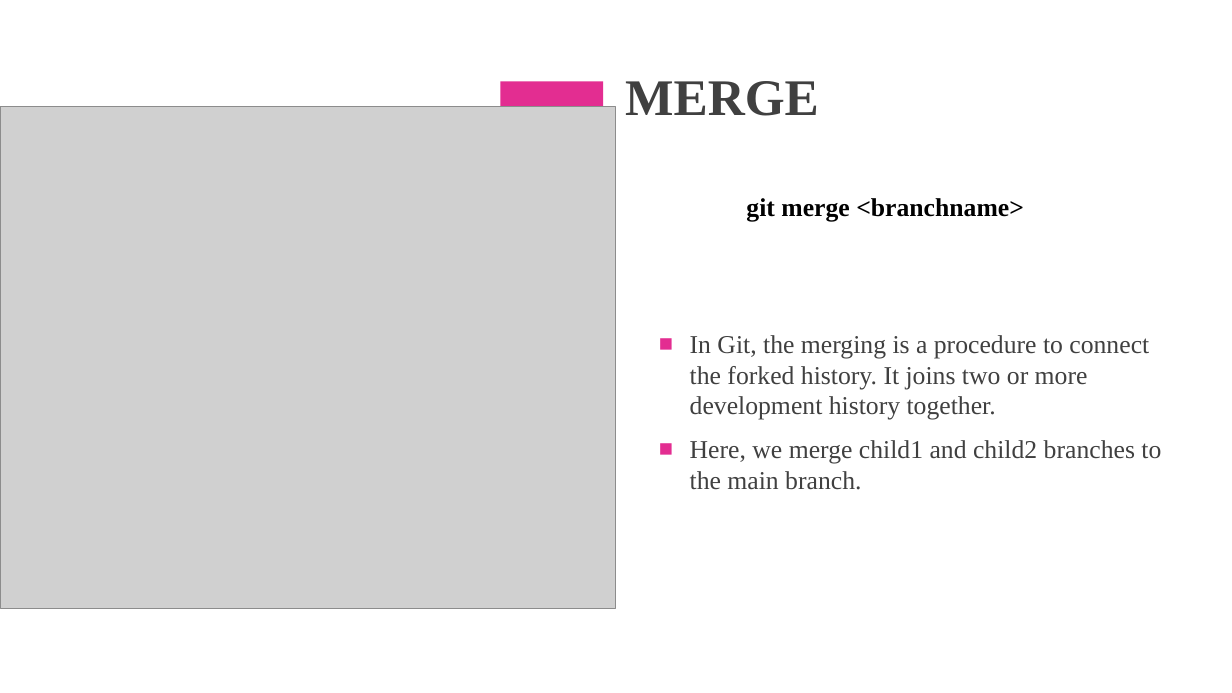
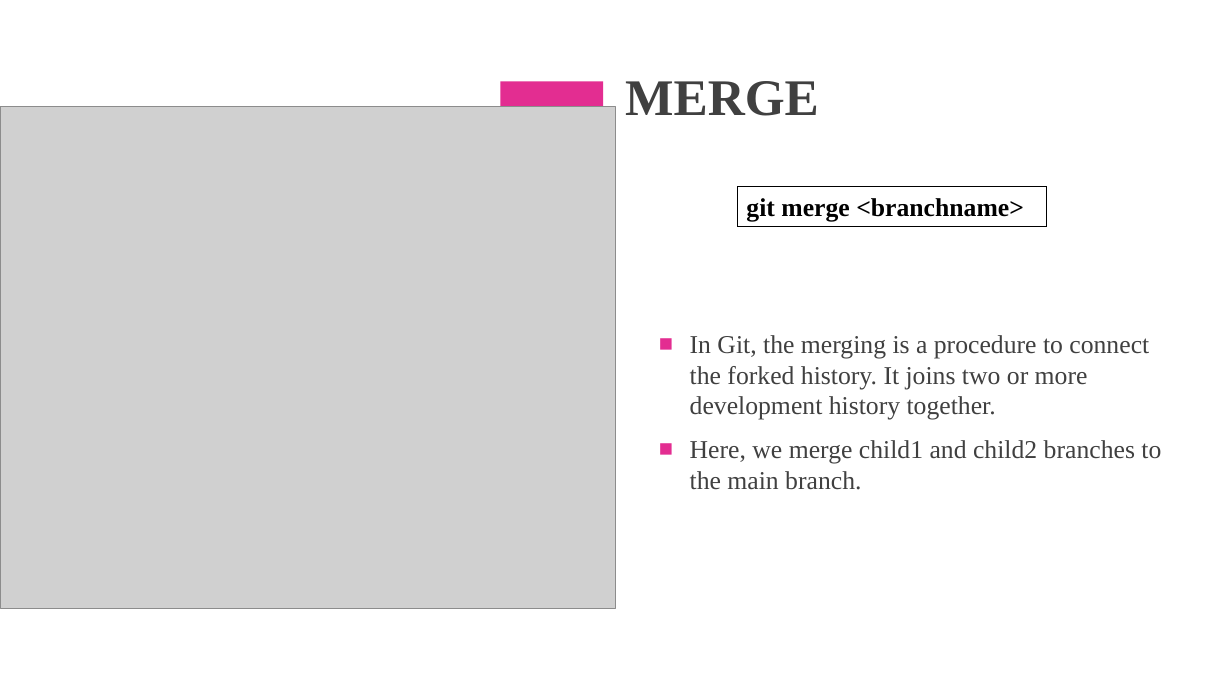
Before and after one commit to priya24d/group5_merge, a slide deck: slide 12 of MERGE_Grp5.pptx. Drawn at 1232x693 pixels with LibreOffice and Linux fonts; fonts in the diff are those of the drawing; grey boxes stand for pictures. Boxes give left, top, right and bottom in pixels: in the first picture for what was removed or moved away, otherwise in the second. Text is boxed around its words. In the diff, an @@ line names an element or a change of style, - is before the commit and + after.

Commit message:
Ppt of Group5 made by Team AlkaVats,NikhilVarghese,NitinMittal,Priya and ToshimaSharma on the topic Merge

```diff
--- a/MERGE_Grp5.pptx
+++ b/MERGE_Grp5.pptx
@@ rectangle "git merge <branchname>": place and size @@
-rectangle "git merge <branchname>" at bbox=[746, 198, 1024, 222]
+rectangle "git merge <branchname>" at bbox=[738, 187, 1047, 227]
@@ rectangle "git merge <branchname>" at bbox=[738, 187, 1047, 227]: outline none to #000000 0.75 pt @@
```
Also in this commit, not shown: 4 other slides changed.
